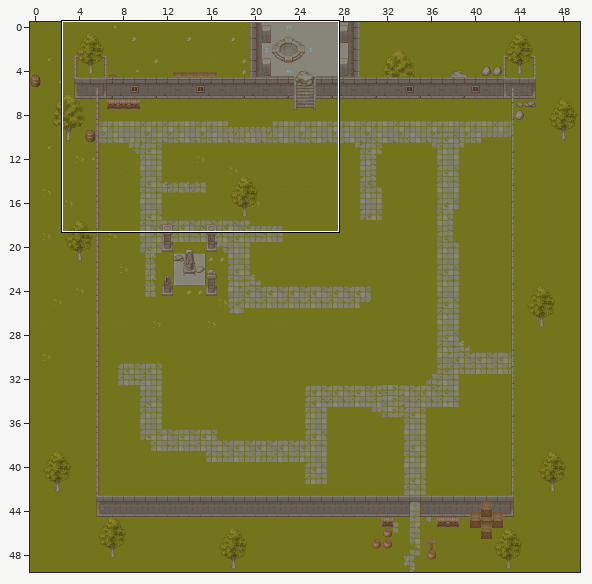
Level history. Tiled map: rsc/map.tmx. Above: a wide view before the commit, with the close-up outlined.
Close-up. First the earlier version:
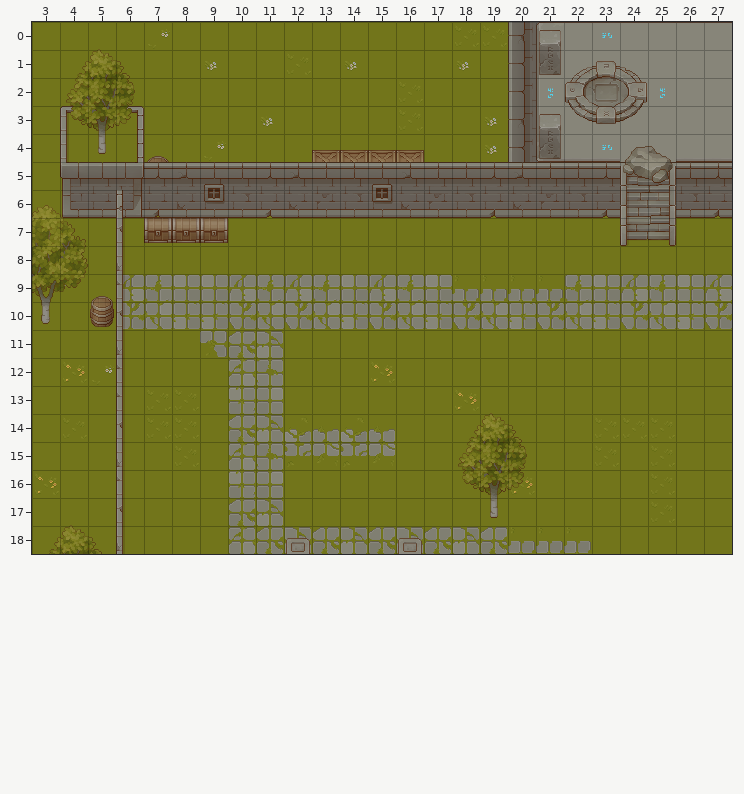
Cells are 32x32 px. Shown: x 3..27, y 0..18. The commit also changed other parts of the map, which this record leaves out.
And afterwards:
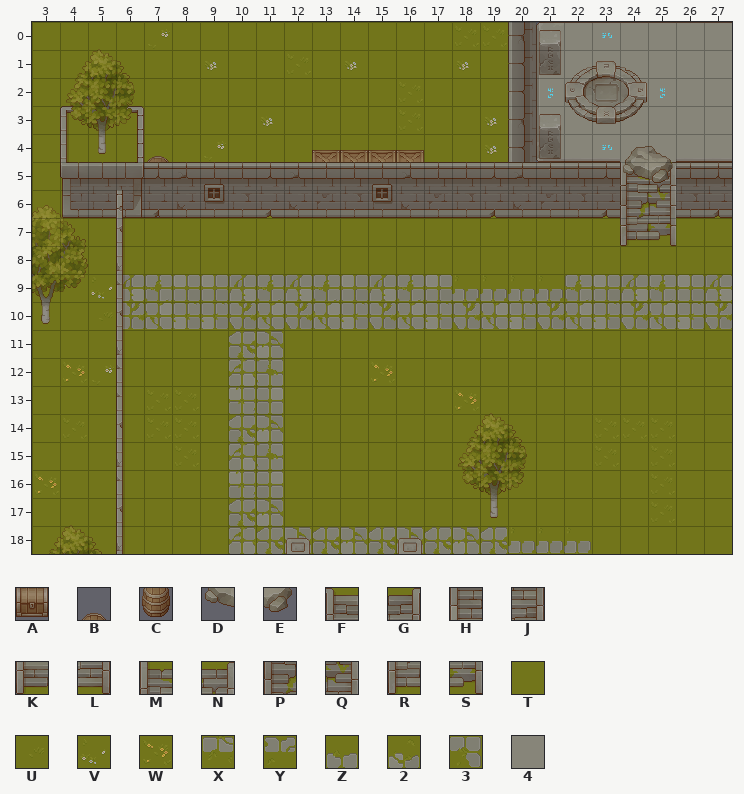
Key: from "TX Props": A 19, B 69, C 85, D 224, E 225; from "TX Struct": F 17, G 18, H 33, J 34, K 49, L 50, M 84, N 85, P 100, Q 101, R 116, S 117; from "TX Tileset Grass": T 0, U 27, V 28, W 29, X 38 turned 180, Y 39 turned 180, Z 46 turned 180, 2 47 turned 180, 3 60 turned 270; from "TX Tileset Stone Ground": 4 9.
_ is an empty cell, # one hidden under a higher layer, . an unchanged one.
Tiles of an added or newly shown layer are drawn over the layers below it.
From old to new:
--- layer "ground"
@@ x 5..5 @@
- 9 T
-10 T
+ 9 V
+10 U
--- layer "behind-the-wall"
@@ x 7..9 @@
- 7 AAA
+ 7 ___
@@ x 5..5 @@
- 9 B
-10 C
+ 9 _
+10 _
--- layer "upper-wall"
@@ x 24..25 @@
- 5 ##
+ 5 MN
--- layer "deco"
@@ x 24..25 @@
- 5 ##
+ 5 __
@@ x 20..20 @@
-16 W
+16 _
--- layer "bottom-wall-back" (added)
@@ x 24..25 @@
- 5 __
- 6 __
- 7 __
+ 5 DE
+ 6 PQ
+ 7 RS
--- layer "bottom-wall-front"
@@ x 24..25 @@
- 5 44
+ 5 __
--- layer "stairs-to-level-2"
@@ x 24..25 @@
- 5 FG
- 6 HJ
- 7 KL
+ 5 __
+ 6 __
+ 7 __
@@ x 9..9 @@
-11 3
+11 _
@@ x 12..15 @@
-14 2Z2Z
-15 YXYX
+14 ____
+15 ____
--- layer "level-2" (removed)
@@ x 24..25 @@
- 5 DE
+ 5 __
